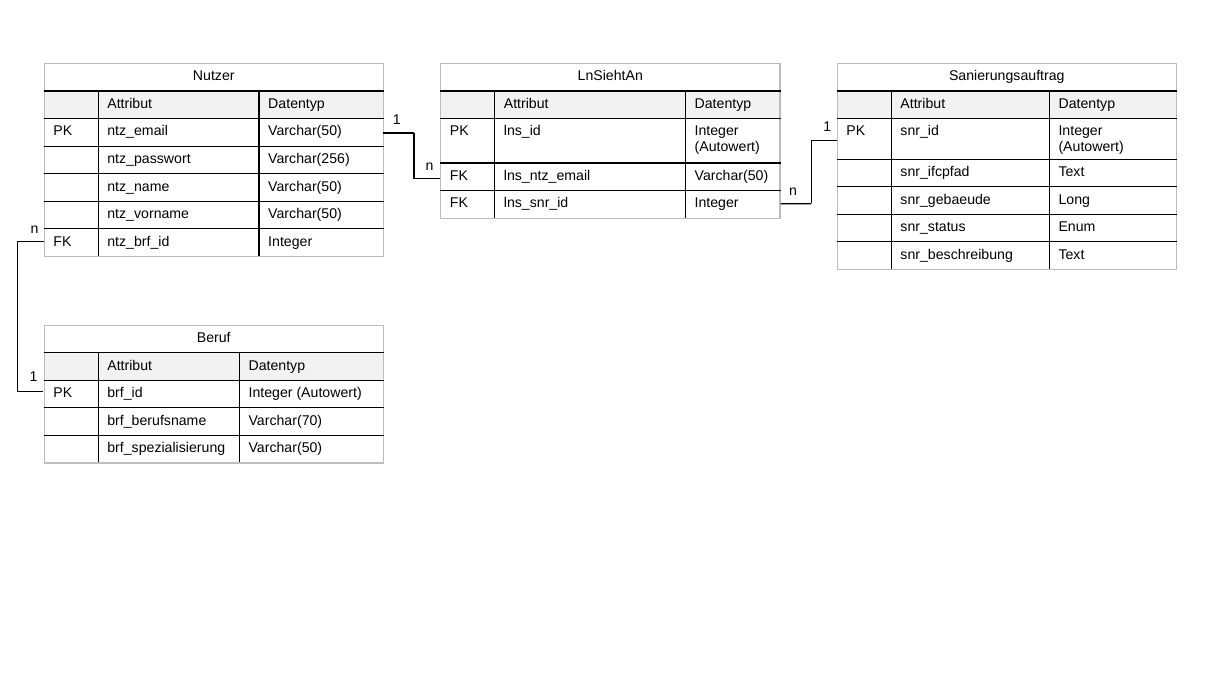
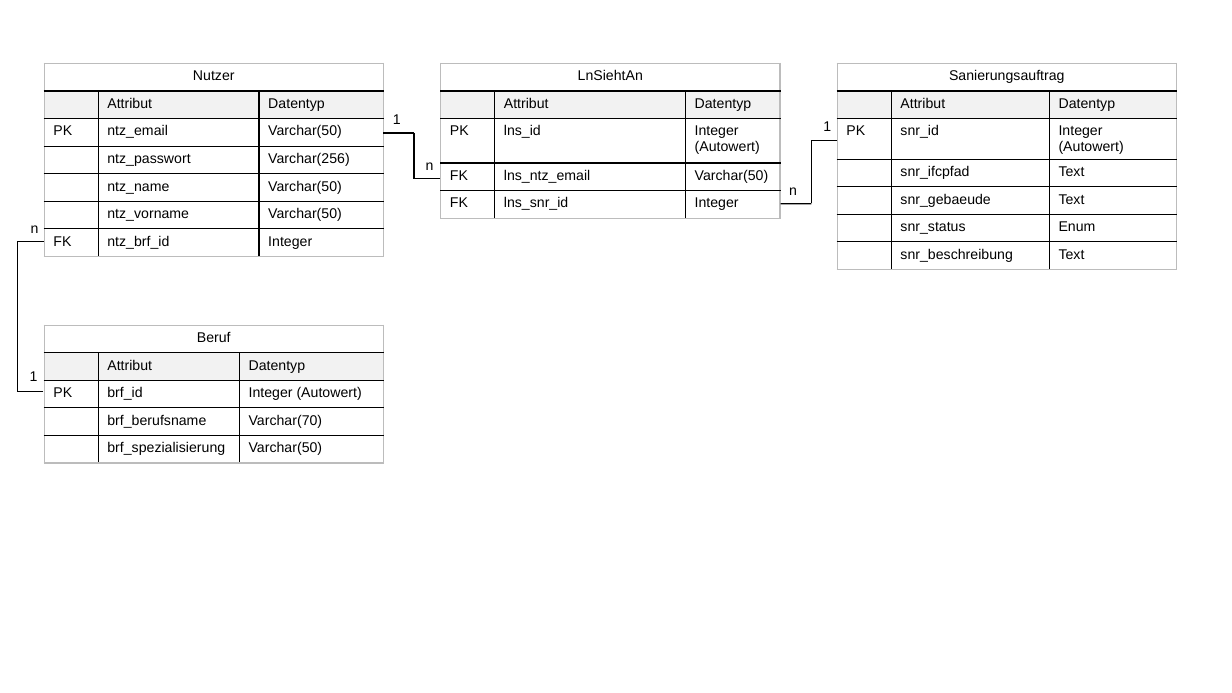
Before and after one commit to Saumweber/IIB2_Gruppe01, a slide deck: slide 1 of IIB2_UE2_Gruppe01/sql/IIB2_UE2_Gruppe01_RDM_v01.pptx. Drawn at 1232x693 pixels with LibreOffice and Linux fonts; fonts in the diff are those of the drawing. Boxes give left, top, right and bottom in pixels: in the first picture for what was removed or moved away, otherwise in the second. Text is boxed around its words. In the diff, an @@ line names an element or a change of style, - is before the commit and + after.

Commit message:
Datentyp bei Sanierungsauftrag/Gebäude in Text geändert.

```diff
--- a/IIB2_UE2_Gruppe01/sql/IIB2_UE2_Gruppe01_RDM_v01.pptx
+++ b/IIB2_UE2_Gruppe01/sql/IIB2_UE2_Gruppe01_RDM_v01.pptx
@@ table at (837, 64, 1177, 273) @@
-row 5, column 3: Long
+row 5, column 3: Text
```
Also in this commit, not shown: 1 other file.
